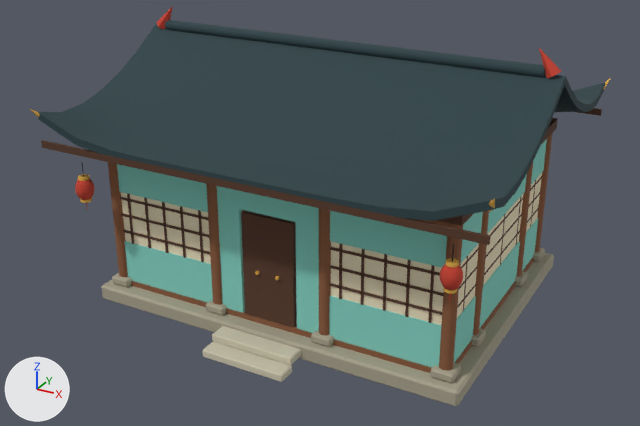
An edit to the glTF model assets/models/env/house_teal.glb, drawn before and after from the same camera.
One viewpoint serves both versions: a 50 mm camera at (7.24, -13.79, 8.33) aimed at (-0.08, -0.47, 1.67). Arrows for +X, +Y and +Z are at lower left; the lights stay in place. The older version comes first. Objects named as collision shapes, trigger or cutter boxes, shadow casters or lower levels of detail are left out. Vertices at exactly the same position are counted once.

Names of what the first picture shows: 'HouseTeal'.
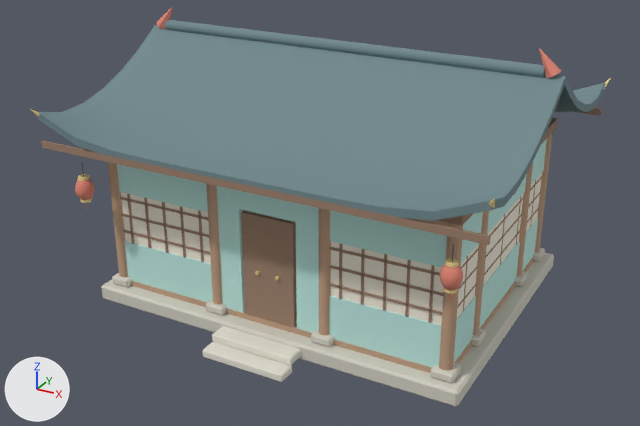
Changed parts and their boxes (x1, y1, x2, y2) in the pictures (640 x 426 px; the box of a moved part takes in the faces that stretch with it):
part 1 of me_houseteal, moved or reshaped: (217, 191, 429, 367) in both
part 2 of me_houseteal, recoloured: (101, 210, 554, 407) in both
part 3 of me_houseteal, recoloured: (202, 326, 301, 382) in both
part 4 of me_houseteal, recoloured: (108, 119, 554, 373) in both
part 5 of me_houseteal, recoloured: (117, 139, 547, 367) in both
part 6 of me_houseteal, recoloured: (121, 173, 542, 325) in both
part 7 of me_houseteal, recoloured: (41, 108, 602, 328) in both
part 8 of me_houseteal, recoloured: (30, 79, 610, 294) in both
part 9 of me_houseteal, recoloured (dark cyan to cyan): (38, 20, 605, 221) in both
part 10 of me_houseteal, recoloured: (75, 6, 561, 303) in both

The change, as a list of edits to the scene's bpy script:
```text
Add mat_vk_vcol:
    mat_vk_vcol = bpy.data.materials.new('VK_vcol')
    mat_vk_vcol.use_nodes = True; mat_vk_vcol.node_tree.nodes.clear()
    _N = mat_vk_vcol.node_tree.nodes; _L = mat_vk_vcol.node_tree.links
    n0 = _N.new('ShaderNodeBsdfPrincipled'); n0.name = 'Principled BSDF'
    n0.inputs[2].default_value = 0.9  # 'Roughness'
    n1 = _N.new('ShaderNodeOutputMaterial'); n1.name = 'Material Output'
    n2 = _N.new('ShaderNodeVertexColor'); n2.name = 'Color Attribute'
    _L.new(n0.outputs[0], n1.inputs[0])  # 'BSDF' to 'Surface'
    _L.new(n2.outputs[0], n0.inputs[0])  # 'Color' to 'Base Color'
Change me_houseteal:
    used by ob_houseteal; location = (0.0, 0.0, 0.0)
    remove me_houseteal.from_pydata(...)  # 1814 vertices, 3200 faces; spans x -4.12..4.12, y -3.41..3.41, z -0.08..5.1
    remove me_houseteal.materials.append(mat_vk_ink)  # black #1b1d22
    add me_houseteal.from_pydata(...)  # 1826 vertices, 3216 faces; spans x -4.12..4.12, y -3.41..3.41, z -0.08..5.1
    me_houseteal part 1
    74 faces are deleted
    12 vertices are added at x -1.08..1.08, y -2.45..2.45, z 0.3..3.0
    90 new faces join them, mat_vk_vcol
    me_houseteal part 2: 572 faces spanning x -3.6..3.6, y -2.75..2.75, z 0.0..0.46 switch from mat_vk_stone (grey #a9a38e) to mat_vk_vcol
    me_houseteal part 3: 88 faces spanning x -0.8..0.8, y -3.38..-2.73, z -0.08..0.23 switch from mat_vk_stone_light (pale yellow #cfc8b0) to mat_vk_vcol
    me_houseteal part 4: 476 faces spanning x -3.37..3.37, y -2.52..2.52, z 0.3..3.2 switch from mat_vk_wood (brown #8a5a3b) to mat_vk_vcol
    me_houseteal part 5: 142 faces spanning x -3.3..3.3, y -2.45..2.45, z 0.3..3.0 switch from mat_vk_jade_light (cyan #86d4c6) to mat_vk_vcol
    me_houseteal part 6: 60 faces spanning x -3.28..3.28, y -2.43..2.43, z 1.2..2.2 switch from mat_vk_paper (beige #efe3c2) to mat_vk_vcol
    me_houseteal part 7: 528 faces spanning x -4.05..4.05, y -3.31..3.31, z 0.31..3.28 switch from mat_vk_wood_dark (brown #573827) to mat_vk_vcol
    me_houseteal part 8: 168 faces spanning x -4.12..4.12, y -3.41..3.41, z 1.27..3.89 switch from mat_vk_gold (orange #e9b24a) to mat_vk_vcol
    me_houseteal part 9: 596 faces spanning x -4.05..4.05, y -3.3..3.3, z 3.2..4.83 switch from mat_vk_roof_dark (dark cyan #2a4045) to mat_vk_vcol
    me_houseteal part 10: 312 faces spanning x -3.96..3.96, y -3.17..0.13, z 1.95..5.1 switch from mat_vk_vermilion (red #c8402e) to mat_vk_vcol
```
